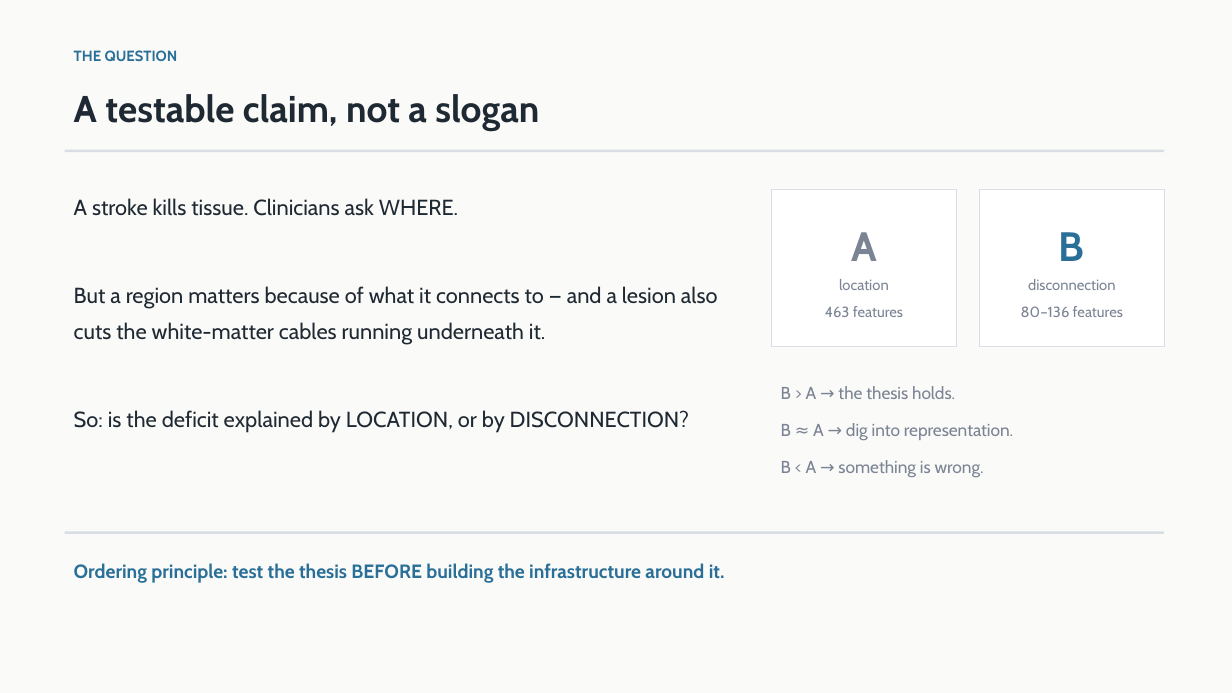
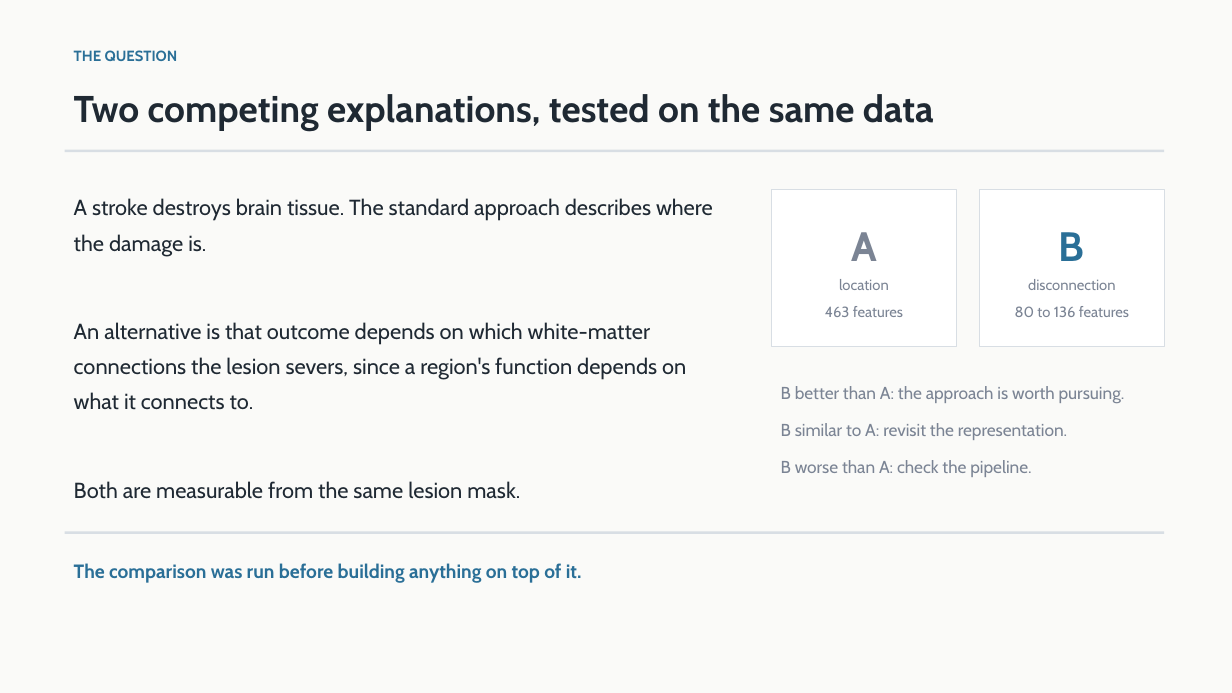
Before and after one commit to Manas-Maahir/SLP, a slide deck: slide 2 of docs/Lesion_Disconnection_Status.pptx. Drawn at 1232x693 pixels with LibreOffice and Linux fonts; fonts in the diff are those of the drawing. Boxes give left, top, right and bottom in pixels: in the first picture for what was removed or moved away, otherwise in the second. Text is boxed around its words. In the diff, an @@ line names an element or a change of style, - is before the commit and + after.

```diff
--- a/docs/Lesion_Disconnection_Status.pptx
+++ b/docs/Lesion_Disconnection_Status.pptx
@@ text at (x1=74, y1=94, x2=934, y2=131): text changed @@
-A testable claim, not a slogan
+Two competing explanations, tested on the same data
@@ text at (x1=74, y1=198, x2=713, y2=499): text changed @@
-A stroke kills tissue. Clinicians ask WHERE.
-But a region matters because of what it connects to — and a lesion also cuts the white-matter cables running underneath it.
-So: is the deficit explained by LOCATION, or by DISCONNECTION?
+A stroke destroys brain tissue. The standard approach describes where the damage is.
+An alternative is that outcome depends on which white-matter connections the lesion severs, since a region's function depends on what it connects to.
+Both are measurable from the same lesion mask.
@@ text at (x1=1015, y1=306, x2=1129, y2=317): text changed @@
-80–136 features
+80 to 136 features
@@ text at (x1=781, y1=386, x2=1125, y2=477): text changed @@
-B > A → the thesis holds.
-B ≈ A → dig into representation.
-B < A → something is wrong.
+B better than A: the approach is worth pursuing.
+B similar to A: revisit the representation.
+B worse than A: check the pipeline.
@@ text at (x1=74, y1=563, x2=582, y2=583): text changed @@
-Ordering principle: test the thesis BEFORE building the infrastructure around it.
+The comparison was run before building anything on top of it.
```
Also in this commit, not shown: 14 other slides changed, 1 other file.
